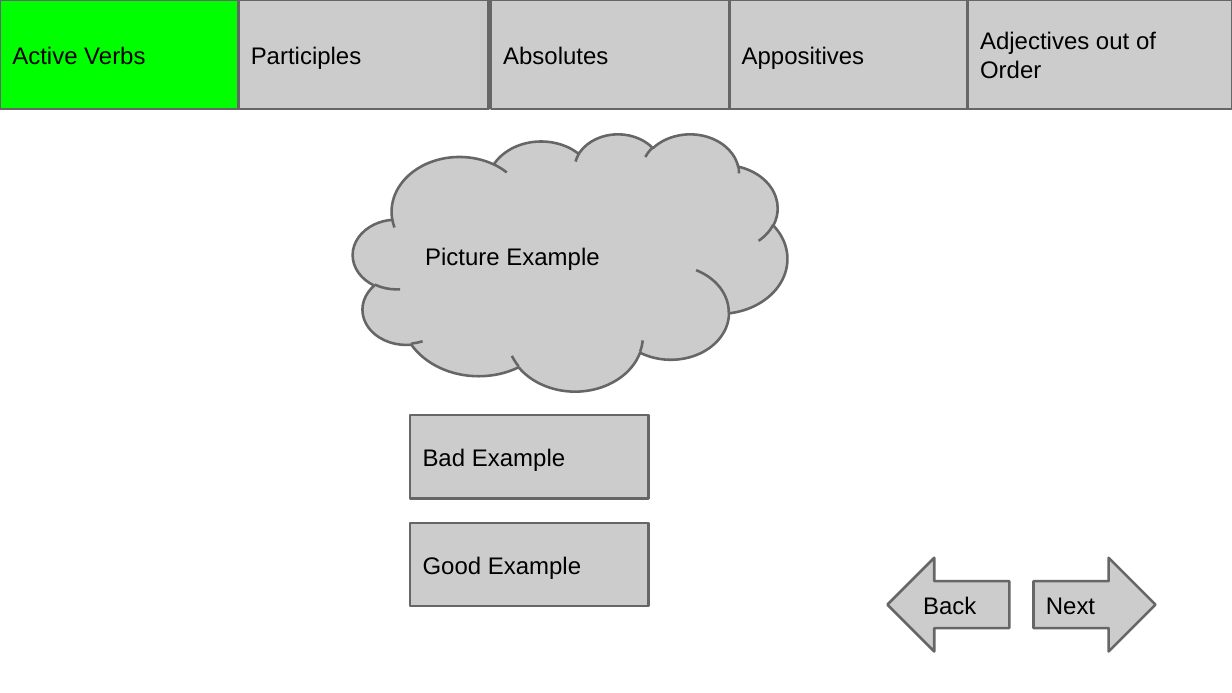
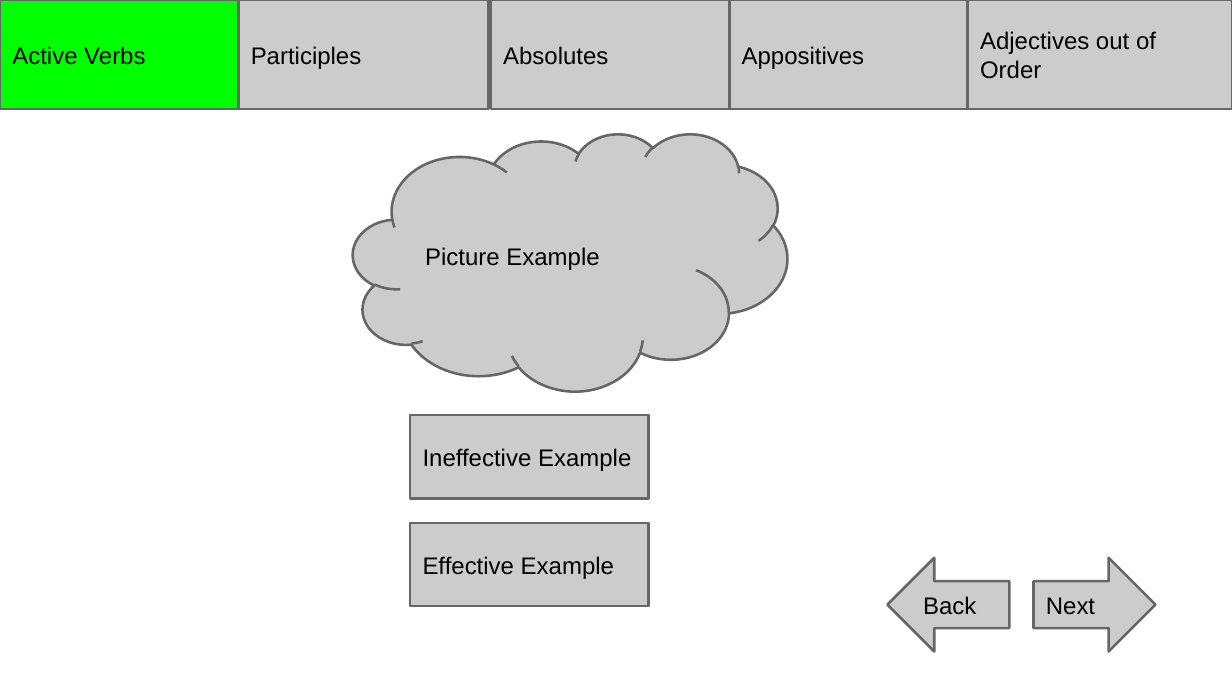
Before and after one commit to nealyoung/GrammarBrushstrokes, a slide deck: slide 4 of Mock-Up 1.pptx (slide 3 before the commit). Drawn at 1232x693 pixels with LibreOffice and Linux fonts; fonts in the diff are those of the drawing. Boxes give left, top, right and bottom in pixels: in the first picture for what was removed or moved away, otherwise in the second. Text is boxed around its words. In the diff, an @@ line names an element or a change of style, - is before the commit and + after.

```diff
--- a/Mock-Up 1.pptx
+++ b/Mock-Up 1.pptx
@@ text in rectangle at (423, 448, 631, 471): text changed @@
-Bad Example
+Ineffective Example
@@ text in rectangle at (423, 556, 614, 579): text changed @@
-Good Example
+Effective Example
```
Also in this commit, not shown: 4 other slides changed, 6 slides added.
